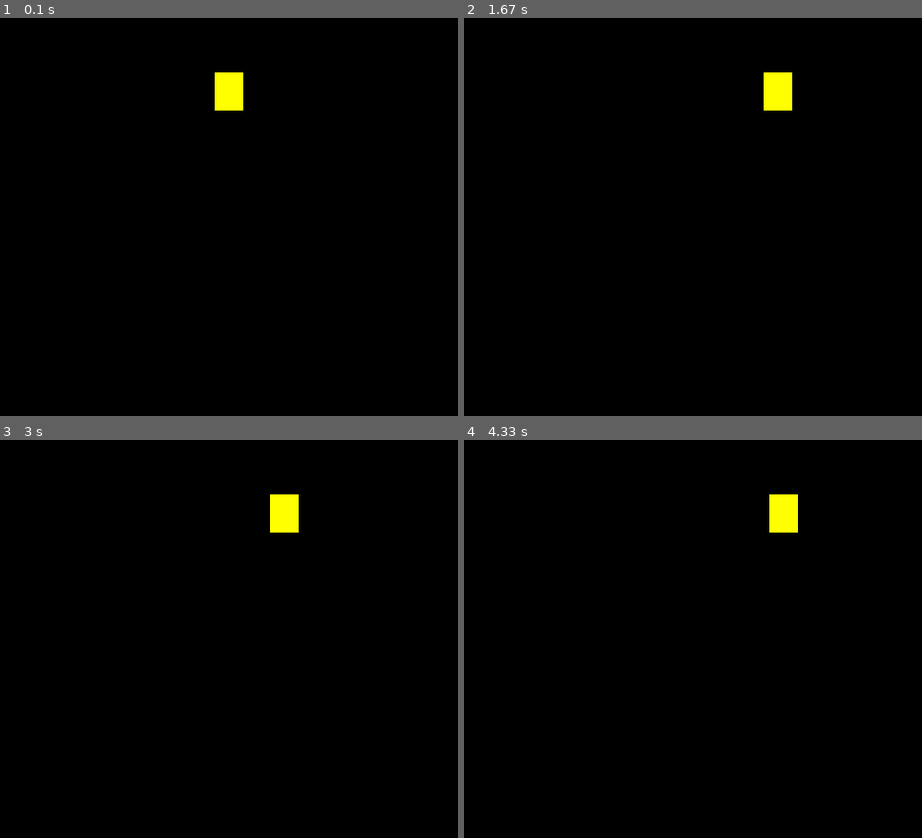
Above: before the commit, frames 1-4 (two rows, left to right).
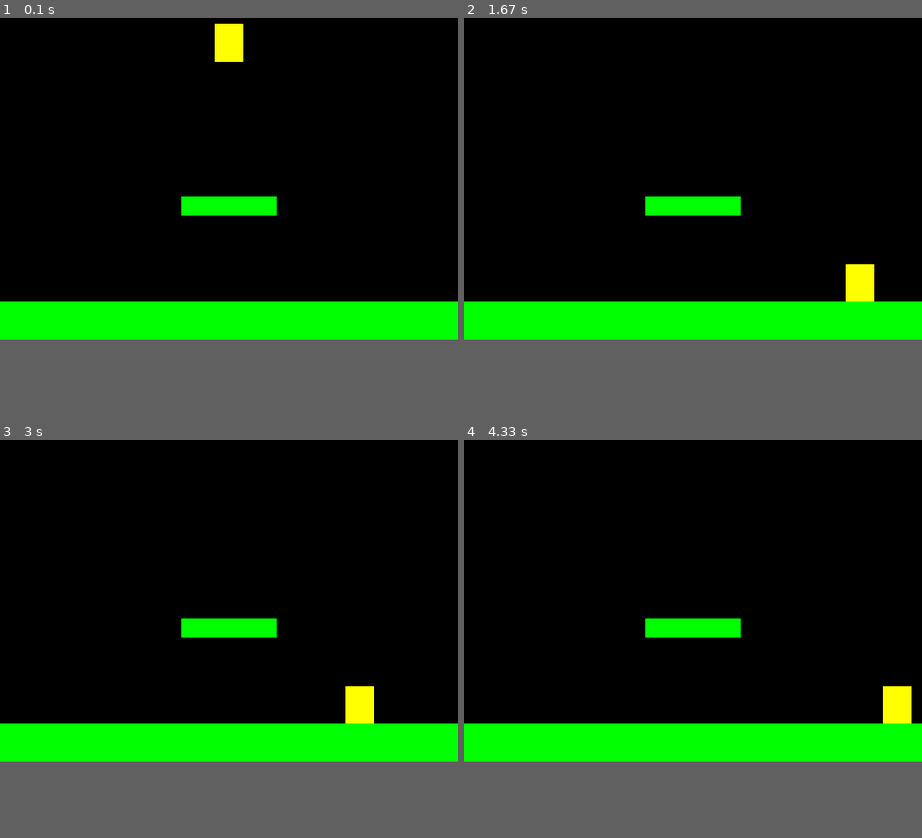
Above: after the commit, the same moments.

Repository: slepacusmiticus/visualstudiofiles
Game: pygame game, started from pygame/sprite/pygame_fnc/platformer/main.py
Same seed, same stepped clock (60 frames per second), same inputs: the game is played once before the commit and once after it.
Inputs:
- Up to frame 1 (0.1 s): no input
- Up to frame 2 (1.67 s): hold Right 0.33-0.8 s; hold Right 0.83-1.3 s; hold Left from 1.33 s (still down)
- Up to frame 3 (3 s): release Left at 1.87 s; hold Left 1.9-2.3 s; hold Right 2.33-2.97 s
- Up to frame 4 (4.33 s): hold Left 3-3.47 s; hold Right 3.5-3.97 s; hold Right from 4 s (still down)
The window is 480x680 before the commit and 480x600 after it. Grey fills any space a smaller window leaves; there, only what the larger window draws over its background counts as a difference.

The runs differ from the first frame. In frame 1, 12% of the frame differs, in the area x 0-100%, y 1-81%; in frame 2, 12%; in frame 3, 12%; in frame 4, 12%.

Commit message:
end part 3

Diff:
--- a/pygame/sprite/pygame_fnc/platformer/main.py
+++ b/pygame/sprite/pygame_fnc/platformer/main.py
@@ -5,21 +5,26 @@
 
 class Game:
     def __init__(self):
-
-
+        #initialaize game wndw, etc
         pg.init()
         pg.mixer.init()
         self.screen=pg.display.set_mode((WIDTH, HEIGHT))
-        pg.display.set_caption('Platformer')
+        pg.display.set_caption(TITLE)
         self.clock =pg.time.Clock()
         self.running = True
 
     def new(self):
         #start a new game
-
         self.all_sprites = pg.sprite.Group()
+        self.platforms= pg.sprite.Group()
         self.player = Player()
         self.all_sprites.add(self.player)
+        p1=Platform(0,HEIGHT-40, WIDTH,40)
+        self.all_sprites.add(p1)
+        self.platforms.add(p1)
+        p2=Platform(WIDTH/2-50, HEIGHT*3/4, 100, 20)
+        self.all_sprites.add(p2)
+        self.platforms.add(p2)
         self.run()
 
     def run(self):
@@ -33,9 +38,14 @@
             self.draw()
 
 
+
     def update(self):
         #game loop update
         self.all_sprites.update()
+        hits= pg.sprite.spritecollide(self.player,self.platforms,False)
+        if hits:
+            self.player.pos.y =hits[0].rect.top
+            self.player.vel.y =0
 
     def events(self):
 
--- a/pygame/sprite/pygame_fnc/platformer/settings.py
+++ b/pygame/sprite/pygame_fnc/platformer/settings.py
@@ -1,9 +1,9 @@
 WIDTH = 480
-HEIGHT =680
-FPS =30
+HEIGHT =600
+FPS =60
+TITLE = "Platformer"
 
-
-PLAYER_ACC =.5
+PLAYER_ACC = 0.5
 PLAYER_FRICTION = -0.12
 
 WHITE =(255,255,255)
@@ -12,3 +12,4 @@
 GREEN =(0,255,0)
 BLUE =(0,0,255)
 YELLOW =(255,255,0)
+LIGHTBLUE=(0,155,155)
--- a/pygame/sprite/pygame_fnc/platformer/sprites.py
+++ b/pygame/sprite/pygame_fnc/platformer/sprites.py
@@ -14,14 +14,15 @@
         self.acc=vec(0,0)
 
     def update(self):
-        self.acc=vec(0,0)
+        self.acc=vec(0,0.5)
         keys = pg.key.get_pressed()
         if keys[pg.K_LEFT]:
             self.acc.x = -PLAYER_ACC
         if keys[pg.K_RIGHT]:
             self.acc.x = PLAYER_ACC
 
-        self.acc += self.vel *PLAYER_FRICTION
+        #apply friction
+        self.acc.x += self.vel.x * PLAYER_FRICTION
         self.vel += self.acc
         self.pos += self.vel +0.5*self.acc
 
@@ -30,4 +31,13 @@
         if self.pos.x<0:
             self.pos.x =WIDTH
 
-        self.rect.center=self.pos
+        self.rect.midbottom=self.pos
+
+class Platform(pg.sprite.Sprite):
+    def __init__(self,x,y,w,h):
+        pg.sprite.Sprite.__init__(self)
+        self.image= pg.Surface((w,h))
+        self.image.fill(GREEN)
+        self.rect = self.image.get_rect()
+        self.rect.x = x
+        self.rect.y = y
